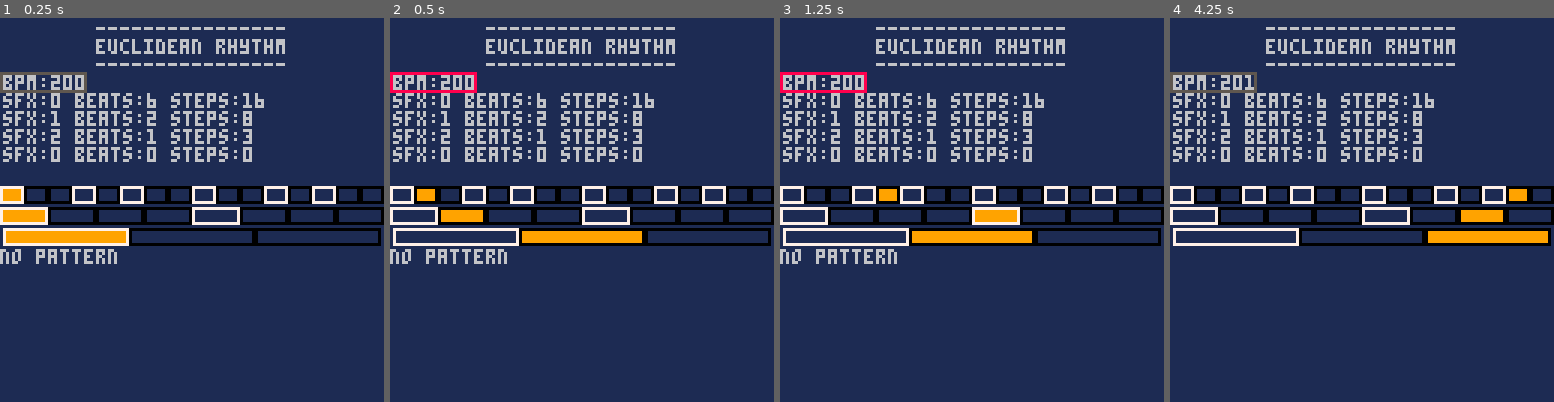
Above: before the commit, frames 1-4 (left to right).
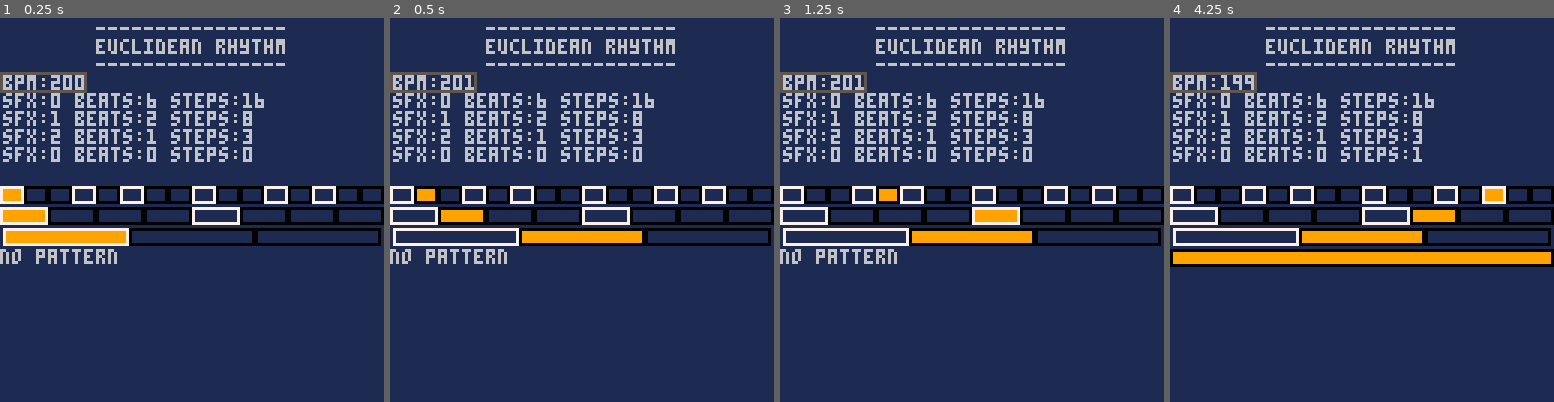
Above: after the commit, the same moments.

Repository: polouis/euclidean-rhythm
Game: PICO-8 cartridge euclid.p8
Same seed, same stepped clock (60 frames per second), same inputs: the game is played once before the commit and once after it.
Inputs:
- Up to frame 1 (0.25 s): no input
- Up to frame 2 (0.5 s): tap X (X key) at 0.33 s
- Up to frame 3 (1.25 s): tap O (Z key) at 0.7 s; tap X (X key) at 1.07 s
- Up to frame 4 (4.25 s): hold Right 1.6-2.1 s; tap O (Z key) every 0.4 s from 1.7 to 4.1 s; tap X (X key) at 1.85, 2.97, 4.08 s; hold Up 2.15-2.42 s; hold Right 2.47-3.03 s; hold Left 3.08-3.58 s; hold Down 3.63-3.97 s; hold Right from 4.02 s (still down)

Frame 1 is identical in both runs. In frame 2, 0.5% of the frame differs, in the area x 0-23%, y 14-20%; in frame 3, 0.5%; in frame 4, 7.8%, in the area x 0-100%, y 14-65%.

Commit message:
Replaced edit mode by actions with X and O buttons when component focused

Diff:
--- a/ui/color.lua
+++ b/ui/color.lua
@@ -2,7 +2,6 @@
   background = 1,
   text = 6,
   focused = 5,
-  edited = 8,
 
   emptyStep = 0,
   filledStep = 7,
--- a/ui/number.lua
+++ b/ui/number.lua
@@ -20,16 +20,11 @@
   end
 
   local update = function()
-    if self.state == uiState.Focused and btnp(5, 0) then
-      self.state = uiState.Edited
-    elseif self.state == uiState.Edited and btnp(4, 0) then
-      self.state = uiState.Focused
-    end
 
-    if self.state == uiState.Edited then
-      if btnp(0, 0) or btnp(3, 0) then
+    if self.state == uiState.Focused then
+      if btnp(4, 0) then
         setValue(self.value - 1)
-      elseif btnp(1, 0) or btnp(2, 0) then
+      elseif btnp(5, 0) then
         setValue(self.value + 1)
       end
     end
@@ -44,8 +39,6 @@
     print(text, self.x, self.y, uiColor.text)
     if self.state == uiState.Focused then
       rect(self.x - 1, self.y - 1, self.x -1 + #text * 4, self.y -1 + 6, uiColor.focused)
-    elseif self.state == uiState.Edited then
-      rect(self.x - 1, self.y - 1, self.x -1 + #text * 4, self.y -1 + 6, uiColor.edited)
     end
   end
 
--- a/ui/state.lua
+++ b/ui/state.lua
@@ -1,5 +1,4 @@
 uiState = {
   Normal = 1,
   Focused = 2,
-  Edited = 3,
 }
